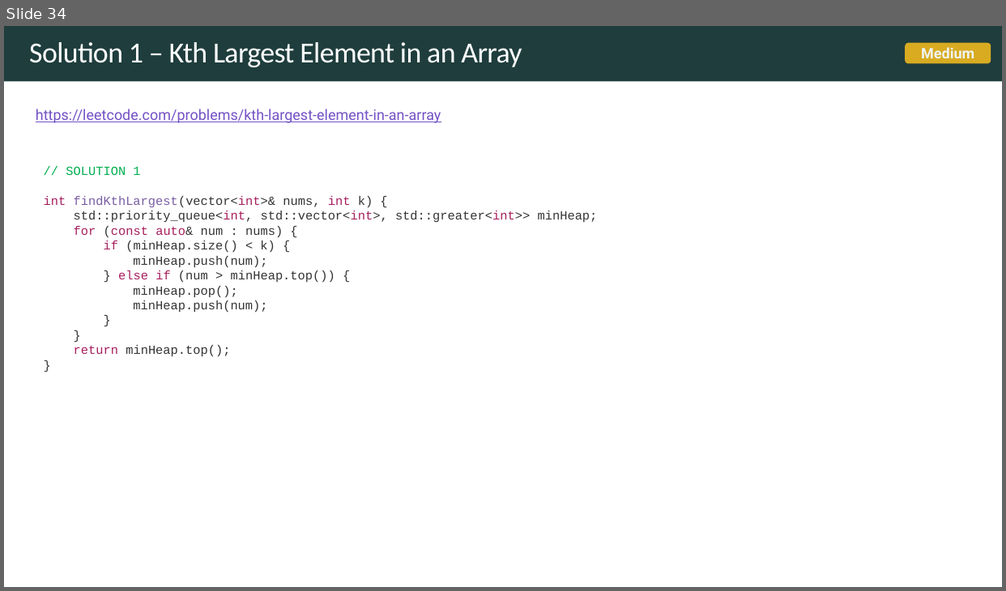
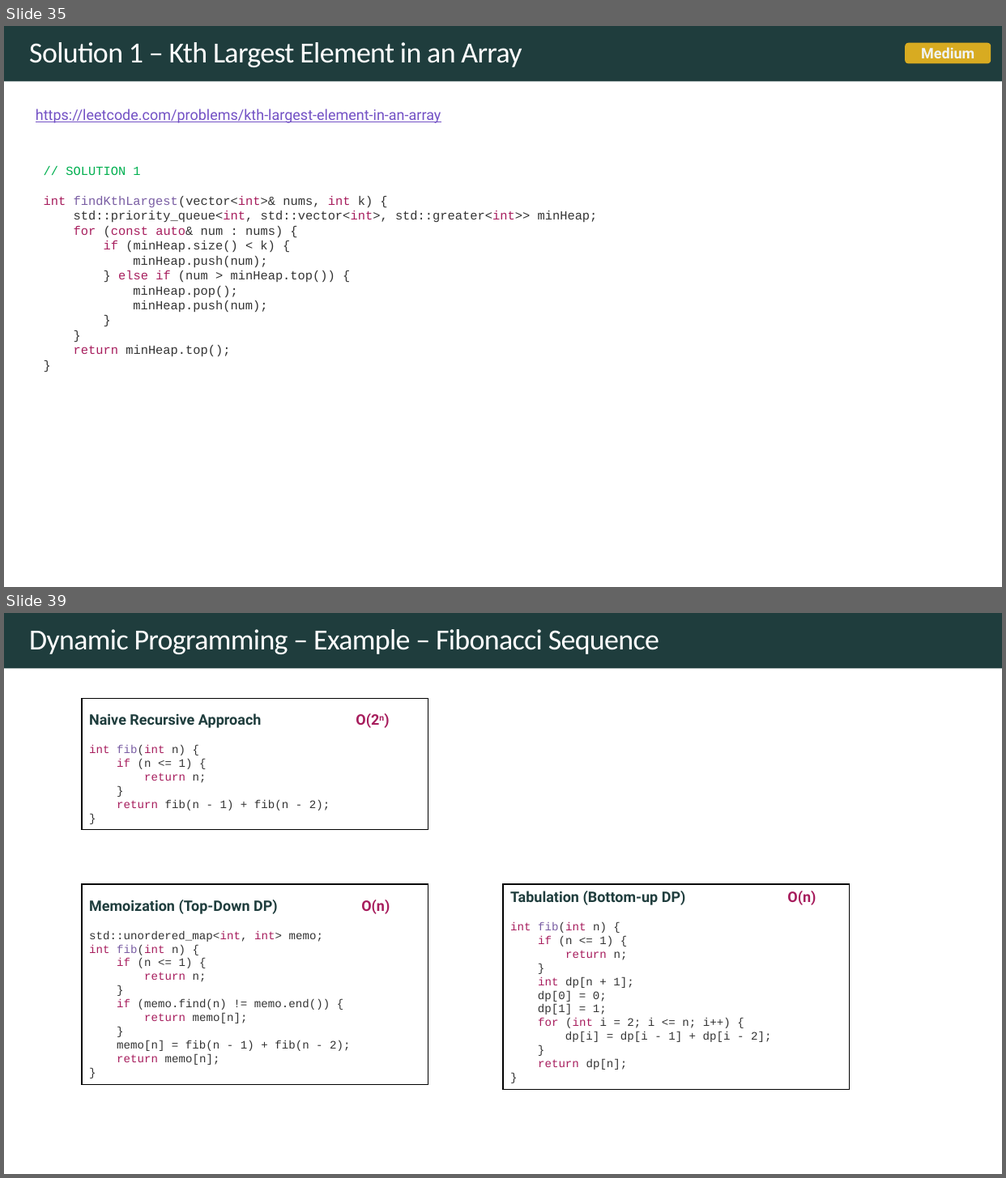
Before and after one commit to rfdavid/coding-interview-handbook-cpp, a slide deck: Algorithm and problem Solving Cheatsheet.pptm. Shown one above the other, each under a label of ours: slide 34 before the commit, slides 35 and 39 after it; the slides between them are not shown. The pictures are 1006x591 and 1006x1178 pixels, drawn with LibreOffice and Linux fonts; fonts in the diff are those of the drawing. Boxes give left, top, right and bottom in pixels: in the first picture for what was removed or moved away, otherwise in the second. Text is boxed around its words. In the diff, an @@ line names an element or a change of style, - is before the commit and + after.

Commit message:
added dynamic programming section

```diff
--- a/Algorithm and problem Solving Cheatsheet.pptm
+++ b/Algorithm and problem Solving Cheatsheet.pptm
@@ slide 39 added at bbox=[4, 613, 1002, 1174], background #FFFFFF; not listed: 1 template element that a slide beside it also shows @@
@@ text added at bbox=[29, 629, 659, 654], 28 pt, text #FFFFFF @@
+Dynamic Programming – Example – Fibonacci Sequence
@@ rectangle added at bbox=[82, 698, 428, 829], fill #FFFFFF, outline #000000 1 pt, 11 pt, text #333333 @@
+Naive Recursive Approach O(2n)
+int fib(int n) {
+if (n <= 1) {
+return n;
+}
+return fib(n - 1) + fib(n - 2);
+}
@@ rectangle added at bbox=[82, 884, 428, 1085], fill #FFFFFF, outline #000000 1 pt, 11 pt, text #333333 @@
+Memoization (Top-Down DP) O(n)
+std::unordered_map<int, int> memo;
+int fib(int n) {
+if (n <= 1) {
+return n;
+}
+if (memo.find(n) != memo.end()) {
+return memo[n];
+}
+memo[n] = fib(n - 1) + fib(n - 2);
+return memo[n];
+}
@@ rectangle added at bbox=[503, 884, 850, 1090], fill #FFFFFF, outline #000000 1 pt, 11 pt, text #333333 @@
+Tabulation (Bottom-up DP) O(n)
+int fib(int n) {
+if (n <= 1) {
+return n;
+}
+int dp[n + 1];
+dp[0] = 0;
+dp[1] = 1;
+for (int i = 2; i <= n; i++) {
+dp[i] = dp[i - 1] + dp[i - 2];
+}
+return dp[n];
+}
@@ what was slide 34 is now slide 35 @@
```
Also in this commit, not shown: 4 slides changed, 5 other slides added, 10 other files.
